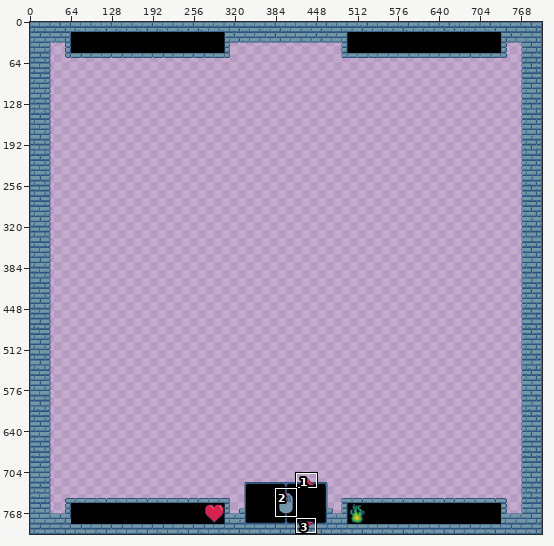
Two versions of one pixel-art file, assets/background.aseprite. The picture above shows the old version from afar; the outline marks the close-up.
Close-up. As it was:
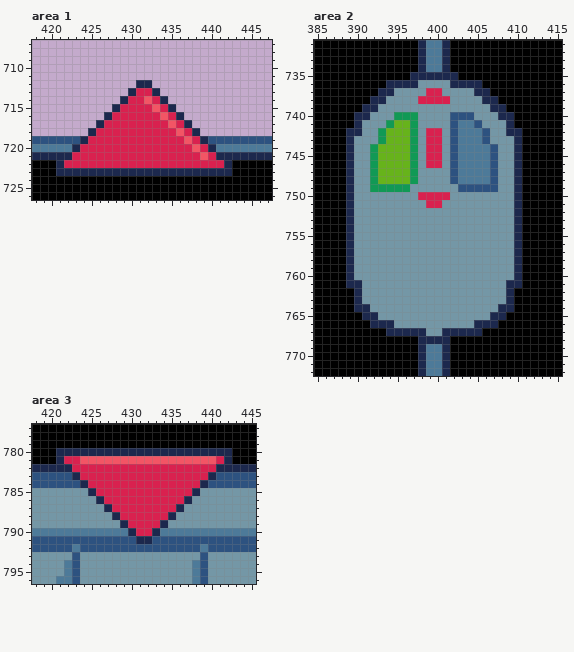
800x800 pixels, 1 frame. Shown: area 1: x 418..447, y 707..726; area 2: x 385..415, y 731..772; area 3: x 418..445, y 777..796. The commit also changed other parts of the picture, which this record leaves out.
After the commit:
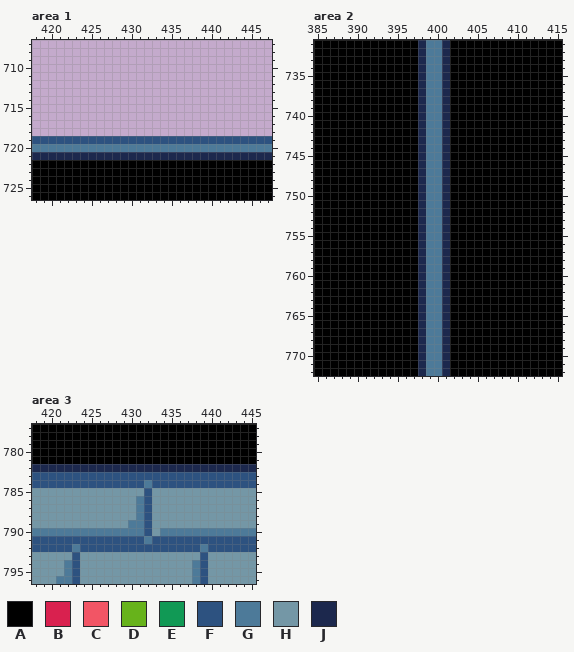
Palette (. is transparent): A #000000  B #d9214f  C #f25565  D #67b31b  E #119955  F #2d5280  G #4d7a99  H #7497a6  J #1c284d
Difference:
layer "TopLayer" now hidden
Changed rows in their new state; - is an unchanged pixel.
Area 1:
first column x 421:
712 ----------..----------
713 ---------....---------
714 --------......--------
715 -------........-------
716 ------..........------
717 -----............-----
718 ----..............----
719 ---FFFFFFFFFFFFFFFF---
720 --GGGGGGGGGGGGGGGGGG--
721 --JJJJJJJJJJJJJJJJJJ--
722 AAAAAAAAAAAAAAAAAAAAAA
723 AAAAAAAAAAAAAAAAAAAAAA
Area 2:
first column x 389:
735 --------A-GG-A--------
736 -----AAAAJGGJAAAA-----
737 ----AAAAAJGGJAAAAA----
738 ---AAAAAAJGGJAAAAAA---
739 --AAAAAAAJGGJAAAAAAA--
740 -AAAAAAAAJGGJAAAAAAAA-
741 -AAAAAAAAJGGJAAAAAAAA-
742 AAAAAAAAAJGGJAAAAAAAAA
743 AAAAAAAAAJGGJAAAAAAAAA
744 AAAAAAAAAJGGJAAAAAAAAA
745 AAAAAAAAAJGGJAAAAAAAAA
746 AAAAAAAAAJGGJAAAAAAAAA
747 AAAAAAAAAJGGJAAAAAAAAA
748 AAAAAAAAAJGGJAAAAAAAAA
749 AAAAAAAAAJGGJAAAAAAAAA
750 AAAAAAAAAJGGJAAAAAAAAA
751 AAAAAAAAAJGGJAAAAAAAAA
752 AAAAAAAAAJGGJAAAAAAAAA
753 AAAAAAAAAJGGJAAAAAAAAA
754 AAAAAAAAAJGGJAAAAAAAAA
755 AAAAAAAAAJGGJAAAAAAAAA
756 AAAAAAAAAJGGJAAAAAAAAA
757 AAAAAAAAAJGGJAAAAAAAAA
758 AAAAAAAAAJGGJAAAAAAAAA
759 AAAAAAAAAJGGJAAAAAAAAA
760 AAAAAAAAAJGGJAAAAAAAAA
761 AAAAAAAAAJGGJAAAAAAAAA
762 -AAAAAAAAJGGJAAAAAAAA-
763 -AAAAAAAAJGGJAAAAAAAA-
764 -AAAAAAAAJGGJAAAAAAAA-
765 --AAAAAAAJGGJAAAAAAA--
766 ---AAAAAAJGGJAAAAAA---
767 -----AAAA-GG-AAAA-----
768 ----------GG----------
Area 3:
first column x 421:
780 AAAAAAAAAAAAAAAAAAAAAA
781 AAAAAAAAAAAAAAAAAAAAAA
782 --JJJJJJJJJJJJJJJJJJ--
783 --FFFFFFFFFFFFFFFFFF--
784 ---FFFFFFFFGFFFFFFF---
785 ----HHHHHHHFHHHHHH----
786 -----HHHHHGFHHHHH-----
787 ------HHHHGFHHHH------
788 -------HHHGFHHH-------
789 --------HGGFHH--------
790 ---------GGFH---------
791 ----------FG----------
Changed places in both close-ups, as pixel boxes (x1, y1, x2, y2):
changed: (56, 80, 232, 176)
changed: (346, 72, 522, 344)
changed: (56, 448, 232, 544)
